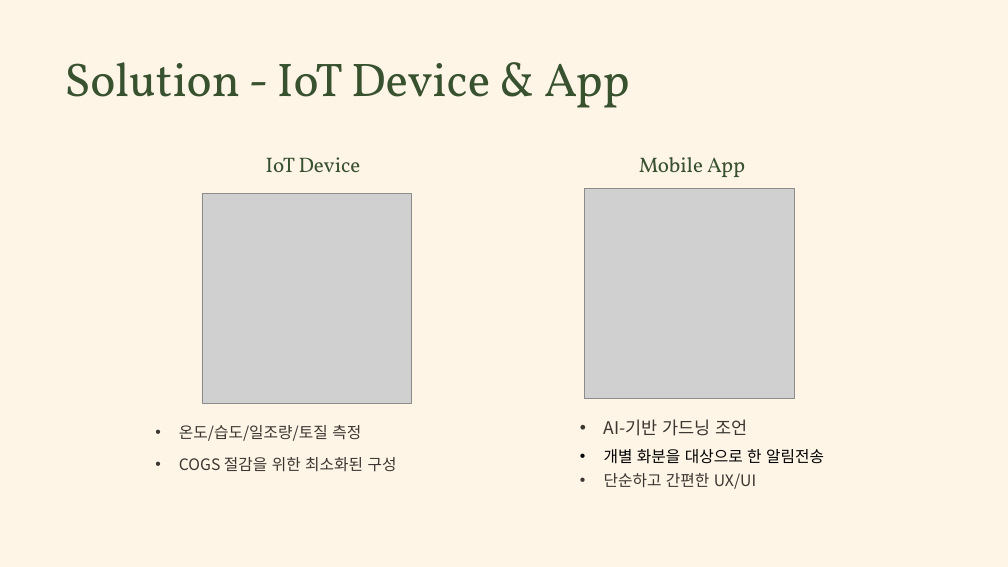
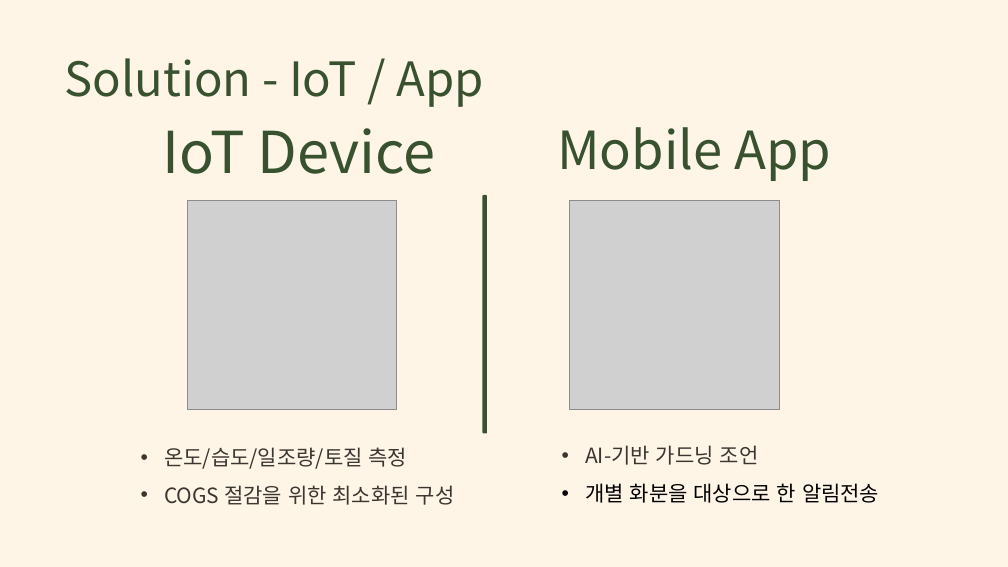
Before and after one commit to bigCoDult/Green_Stab, a slide deck: slide 3 of Green_Stab_KOR.pptx. Drawn at 1008x567 pixels with LibreOffice and Linux fonts; fonts in the diff are those of the drawing; grey boxes stand for pictures; background and template pictures are left out. Boxes give left, top, right and bottom in pixels: in the first picture for what was removed or moved away, otherwise in the second. Text is boxed around its words. In the diff, an @@ line names an element or a change of style, - is before the commit and + after.

```diff
--- a/Green_Stab_KOR.pptx
+++ b/Green_Stab_KOR.pptx
@@ text at (64,58,484,107): text changed; font Vollkorn to Noto Sans CJK KR @@
-Solution - IoT Device & App
+Solution - IoT / App
@@ text "IoT Device": place and size @@
-text "IoT Device" at (266,157,361,172)
+text "IoT Device" at (162,128,436,174)
@@ text "IoT Device" at (162,128,436,174): size 24 to 66 pt, font Vollkorn to Noto Sans CJK KR @@
@@ text "Mobile App": place and size @@
-text "Mobile App" at (639,157,745,177)
+text "Mobile App" at (557,127,831,181)
@@ text "Mobile App" at (557,127,831,181): size 24 to 60 pt, font Vollkorn to Noto Sans CJK KR @@
@@ picture: place and size @@
-picture at (202,193,412,403)
+picture at (187,200,397,410)
@@ rounded rectangle added at (483,195,487,433), fill #38512F @@
@@ picture: place and size @@
-picture at (585,188,794,398)
+picture at (570,200,779,410)
@@ text "온도/습도/일조량/토질 측정": place and size @@
-text "온도/습도/일조량/토질 측정" at (179,425,361,441)
+text "온도/습도/일조량/토질 측정" at (164,447,455,505)
@@ text at (164,447,408,469): size 18 to 24 pt in "온도/습도/일조량/토질 측정"; line spacing 19pt to 1.5 @@
@@ text "AI-기반 가드닝 조언": place and size @@
-text "AI-기반 가드닝 조언" at (604,419,748,436)
+text "AI-기반 가드닝 조언" at (585,445,879,503)
@@ text at (585,445,759,465): size 20 to 24 pt in "AI-기반 가드닝 조언"; line spacing 19pt to 1.5 @@
@@ text removed at (604,449,824,464) @@
-• 개별 화분을 대상으로 한 알림전송
@@ text removed at (179,457,397,472) @@
-• COGS 절감을 위한 최소화된 구성
@@ text removed at (604,473,756,489) @@
-• 단순하고 간편한 UX/UI
@@ rectangle: place and size @@
-rectangle at (853,516,1008,567)
+rectangle at (833,471,1000,562)
@@ text at (164,485,455,505): paragraph added @@
+• COGS 절감을 위한 최소화된 구성
@@ text at (585,483,879,503): paragraph added @@
+• 개별 화분을 대상으로 한 알림전송
```
Also in this commit, not shown: 8 other slides changed.
